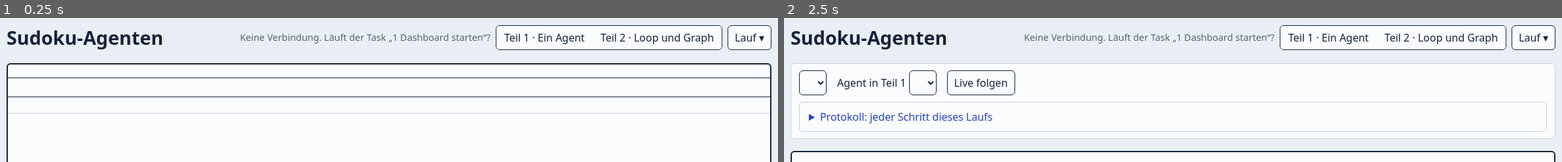
Above: before the commit, frames 1-2 (left to right).
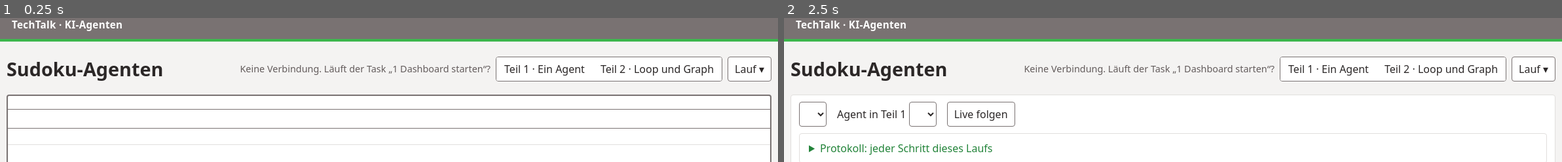
Above: after the commit, the same moments.

Repository: joniseeger03-byte/Sudoku-Beispiel
Game: browser game, page orchestrator/dashboard.html
The game is run twice, just before and just after one commit, with the same random seed, the same clock (stepped at 60 frames per second) and the same inputs.
Inputs (mouse positions are in pixels of both pictures, inside the frame that each line leads up to; where the layout moved, square brackets give the same spot in the first picture):
- Up to frame 1 (0.25 s): no input
- Up to frame 2 (2.5 s): click (1173, 137) [1173, 105] at 1.27 s; click "Teil 2 · Loop und Graph" at 1.87 s; click "Lauf ▾" at 2.47 s

The runs differ from the first frame. In frame 1, 24% of the frame differs, in the area x 0-100%, y 0-100%; in frame 2, 25%.

Commit message:
feat: desige auf exco Farben geändert

Diff:
--- a/orchestrator/dashboard.html
+++ b/orchestrator/dashboard.html
@@ -4,14 +4,19 @@
 <meta charset="utf-8"><meta name="viewport" content="width=device-width,initial-scale=1">
 <title>Agentenlauf</title>
 <style>
-:root { --bg:#e9eff5; --panel:#fbfcfe; --ink:#14233b; --muted:#54647b; --line:#c4cfdc; --heavy:#14233b; --accent:#2343c9; --soft:#dfe6fb;
-  --ok:#0d7a59; --oksoft:#dcf1e8; --bad:#bd2445; --badsoft:#fbe3e8; --warn:#9a5b00; --warnsoft:#fbecd2; --code:#eef2f7;
-  --c1:#2343c9; --c2:#0d7a59; --c3:#9a5b00; --c4:#7a3fb0; --c5:#bd2445; }
-@media (prefers-color-scheme: dark) { :root { --bg:#0f1623; --panel:#172132; --ink:#e7edf6; --muted:#9eaec4; --line:#33445c; --heavy:#aebdd2; --accent:#93a9ff; --soft:#24335f;
-  --ok:#5ad2aa; --oksoft:#173d33; --bad:#ff8fa5; --badsoft:#4b1d2a; --warn:#f2bb63; --warnsoft:#463414; --code:#111a28;
-  --c1:#93a9ff; --c2:#5ad2aa; --c3:#f2bb63; --c4:#c9a0ff; --c5:#ff8fa5; color-scheme: dark; } }
+:root { /* EXCO: Grün #3CB64C, Grau #797272, Hellgrau #E1DFDD */
+  --bg:#F4F3F2; --panel:#FFFFFF; --ink:#2B2727; --muted:#635C5C; --line:#E1DFDD; --heavy:#797272; --accent:#23843A; --soft:#E3F4E5;
+  --ok:#1F6B2B; --oksoft:#DDEEDF; --bad:#B3261E; --badsoft:#F9E1DE; --warn:#8A5300; --warnsoft:#F6ECD5; --code:#F4F3F2;
+  --c1:#797272; --c2:#3CB64C; --c3:#1F6B2B; --c4:#B5AFAF; --c5:#C98A1B;
+  --brand:#3CB64C; --kopf:#797272; --kopf-text:#FFFFFF; --on-accent:#FFFFFF; }
+@media (prefers-color-scheme: dark) { :root { --bg:#1E1B1B; --panel:#2A2626; --ink:#EDEBEA; --muted:#B3ACAC; --line:#3D3838; --heavy:#B5AFAF; --accent:#5CCB6B; --soft:#1F3A23;
+  --ok:#86D18F; --oksoft:#203A25; --bad:#FF8F85; --badsoft:#4A2421; --warn:#F2BB63; --warnsoft:#463414; --code:#241F1F;
+  --c1:#B5AFAF; --c2:#4CC45C; --c3:#2E8B3C; --c4:#8E8787; --c5:#F2BB63;
+  --brand:#4CC45C; --kopf:#4A4444; --kopf-text:#FFFFFF; --on-accent:#10240F; color-scheme: dark; } }
 * { box-sizing: border-box; }
-body { margin: 0; background: var(--bg); color: var(--ink); font: 16px/1.5 system-ui, "Segoe UI", sans-serif; }
+body { margin: 0; background: var(--bg); color: var(--ink); font: 16px/1.5 "Segoe UI", "Segoe UI Web (West European)", system-ui, sans-serif; }
+/* Kopfband wie im EXCO-SharePoint: graue Leiste mit grüner Linie */
+body::before { content: "TechTalk  ·  KI-Agenten"; display: block; height: 44px; padding: 0 24px; line-height: 44px; background: var(--kopf); color: var(--kopf-text); font-weight: 600; font-size: .95rem; letter-spacing: .02em; border-bottom: 4px solid var(--brand); }
 button, select { font: inherit; color: inherit; }
 code, pre, .mono { font-family: ui-monospace, "Cascadia Mono", Consolas, monospace; }
 .wrap { max-width: 1560px; margin: auto; padding: 20px 16px 16px; display: grid; gap: 18px; }
@@ -23,11 +28,11 @@
 .badge.live { background: var(--soft); color: var(--accent); }
 .badge.demo { background: var(--warnsoft); color: var(--warn); }
 .controls { display: flex; flex-wrap: wrap; gap: 8px; align-items: center; }
-.seg { display: inline-flex; border: 1.5px solid var(--heavy); border-radius: 6px; overflow: hidden; }
+.seg { display: inline-flex; border: 1.5px solid var(--heavy); border-radius: 4px; overflow: hidden; }
 .seg button { border: 0; background: var(--panel); padding: 6px 12px; cursor: pointer; }
-.seg button.on { background: var(--ink); color: var(--panel); }
-select, a.btn, button.btn { background: var(--panel); border: 1.5px solid var(--heavy); border-radius: 6px; padding: 6px 10px; text-decoration: none; cursor: pointer; }
-a.btn.primary { background: var(--accent); color: var(--panel); border-color: var(--accent); }
+.seg button.on { background: var(--accent); color: var(--on-accent); }
+select, a.btn, button.btn { background: var(--panel); border: 1.5px solid var(--heavy); border-radius: 4px; padding: 6px 10px; text-decoration: none; cursor: pointer; }
+a.btn.primary { background: var(--accent); color: var(--on-accent); border-color: var(--accent); font-weight: 600; }
 .startline { display: flex; flex-wrap: wrap; gap: 8px 16px; align-items: center; font-size: .9rem; color: var(--muted); }
 .cmd { background: var(--ink); color: var(--panel); padding: 4px 10px; border-radius: 4px; font-size: .85rem; }
 .cmd::before { content: "$ "; opacity: .6; }
@@ -35,7 +40,7 @@
 .runstate.run { color: var(--accent); } .runstate.ok { color: var(--ok); } .runstate.fail { color: var(--bad); } .runstate.wait { color: var(--warn); }
 
 /* Teil 2: Graph */
-.graphbox { background: var(--panel); border: 2px solid var(--heavy); border-radius: 6px; overflow-x: auto; }
+.graphbox { background: var(--panel); border: 2px solid var(--heavy); border-radius: 4px; overflow-x: auto; }
 #graph { display: block; min-width: 900px; width: 100%; height: auto; }
 #graph .band { fill: var(--bg); } #graph .band.alt { fill: var(--panel); }
 #graph .bandlabel { fill: var(--muted); font-size: 11px; font-weight: 600; letter-spacing: .06em; text-transform: uppercase; }
@@ -65,7 +70,7 @@
 .wallhead h2, .panelhead h2, .loghead h2 { margin: 0; font-size: 1rem; }
 .hint { font-size: .82rem; color: var(--muted); }
 .wall { display: grid; grid-template-columns: repeat(auto-fill, minmax(280px, 1fr)); gap: 12px; }
-.card { background: var(--panel); border: 1.5px solid var(--line); border-radius: 6px; min-width: 0; cursor: pointer; display: flex; flex-direction: column; }
+.card { background: var(--panel); border: 1.5px solid var(--line); border-radius: 4px; min-width: 0; cursor: pointer; display: flex; flex-direction: column; }
 .card.run { border-color: var(--accent); }
 .card.sel { outline: 2px solid var(--ink); outline-offset: 1px; }
 .card header { padding: 6px 10px; border-bottom: 1px solid var(--line); display: flex; justify-content: space-between; gap: 8px; font-size: .85rem; }
@@ -74,7 +79,7 @@
 .card.done pre { opacity: .7; }
 
 /* Detail-Panel */
-.panel { background: var(--panel); border: 2px solid var(--heavy); border-radius: 6px; min-width: 0; }
+.panel { background: var(--panel); border: 2px solid var(--heavy); border-radius: 4px; min-width: 0; }
 .panelhead { display: flex; flex-wrap: wrap; gap: 8px 14px; align-items: center; justify-content: space-between; padding: 10px 14px; border-bottom: 1.5px solid var(--heavy); }
 .panelhead .who { display: flex; flex-wrap: wrap; gap: 6px 12px; align-items: baseline; }
 .panelhead .sub { font-size: .82rem; color: var(--muted); }
@@ -131,7 +136,7 @@
 .log .detail { color: var(--muted); font-size: .74rem; white-space: nowrap; overflow: hidden; text-overflow: ellipsis; }
 @media (max-width: 760px) { .log li { grid-template-columns: 4.6em minmax(0,1fr); } .log .detail, .log li > b { display: none; } }
 /* Teil 2: Zeitleiste */
-.tl { background: var(--panel); border: 1.5px solid var(--line); border-radius: 6px; padding: 8px 12px 10px; }
+.tl { background: var(--panel); border: 1.5px solid var(--line); border-radius: 4px; padding: 8px 12px 10px; }
 .tlrow { display: grid; grid-template-columns: 10.5em minmax(0, 1fr); gap: 10px; align-items: center; min-height: 26px; cursor: pointer; }
 .tlrow:hover .tlname { color: var(--accent); }
 .tlrow.sel .tlname { font-weight: 700; }
@@ -150,12 +155,12 @@
 #graph .warnmark { fill: var(--warn); } #graph .warnmark-t { fill: var(--panel); font-size: 11px; font-weight: 800; }
 /* Vorführung: Bausteine, Erklärungen, Aufklappbares */
 .zustand { font-size: .9rem; }
-.laufbox { display: flex; flex-wrap: wrap; gap: 10px 16px; align-items: center; background: var(--panel); border: 1.5px solid var(--line); border-radius: 6px; padding: 10px 12px; }
+.laufbox { display: flex; flex-wrap: wrap; gap: 10px 16px; align-items: center; background: var(--panel); border: 1.5px solid var(--line); border-radius: 4px; padding: 10px 12px; }
 .flow { display: grid; grid-template-columns: minmax(0,2fr) auto minmax(0,2fr) auto minmax(0,1fr) auto minmax(0,1fr) auto minmax(0,2fr); gap: 8px; align-items: stretch; padding: 14px; border-bottom: 1.5px solid var(--heavy); }
 .flow .op { align-self: center; font-size: 1.6rem; color: var(--muted); padding: 0 2px; }
-.flow button { background: var(--bg); border: 2px solid var(--line); border-radius: 8px; padding: 18px 12px; text-align: center; cursor: pointer; min-width: 0; }
+.flow button { background: var(--bg); border: 2px solid var(--line); border-radius: 4px; padding: 18px 12px; text-align: center; cursor: pointer; min-width: 0; }
 .flow button:hover { border-color: var(--heavy); }
-.flow button.on { background: var(--ink); border-color: var(--ink); color: var(--panel); }
+.flow button.on { background: var(--accent); border-color: var(--accent); color: var(--on-accent); }
 .flow b { display: block; font-size: 1.7rem; line-height: 1.2; }
 .flow button.klein b { font-size: 1.1rem; }
 .flow button.leer { opacity: .5; }
@@ -167,8 +172,8 @@
 .erkl ul { margin: 8px 0 0; padding-left: 20px; }
 .erkl li { margin: 4px 0; }
 .pfad { margin: 0; padding: 8px 16px 0; font-size: .82rem; color: var(--muted); }
-#panel { display: flex; flex-direction: column; height: calc(100vh - 100px); min-height: 480px; }
-body.teil2 #panel { height: calc(100vh - 190px); }
+#panel { display: flex; flex-direction: column; height: calc(100vh - 148px); min-height: 480px; }
+body.teil2 #panel { height: calc(100vh - 238px); }
 #panel .pane { flex: 1; height: auto; min-height: 0; }
 .haken { list-style: none; margin: 0 0 14px; padding: 0; font-size: 1.1rem; }
 .haken li { padding: 6px 0; }
@@ -184,7 +189,7 @@
 .fakten dt { color: var(--muted); } .fakten dd { margin: 0; font-weight: 600; overflow-wrap: anywhere; }
 details.tech > summary, details.mehr > summary { cursor: pointer; color: var(--accent); }
 details.tech[open] > summary { margin-bottom: 10px; }
-details.mehr { background: var(--panel); border: 1.5px solid var(--line); border-radius: 6px; padding: 10px 14px; }
+details.mehr { background: var(--panel); border: 1.5px solid var(--line); border-radius: 4px; padding: 10px 14px; }
 details.mehr[open] > summary { margin-bottom: 10px; }
 .konzept { border-bottom: 0; padding-left: 0; }
 .unter { margin-top: 10px; }
